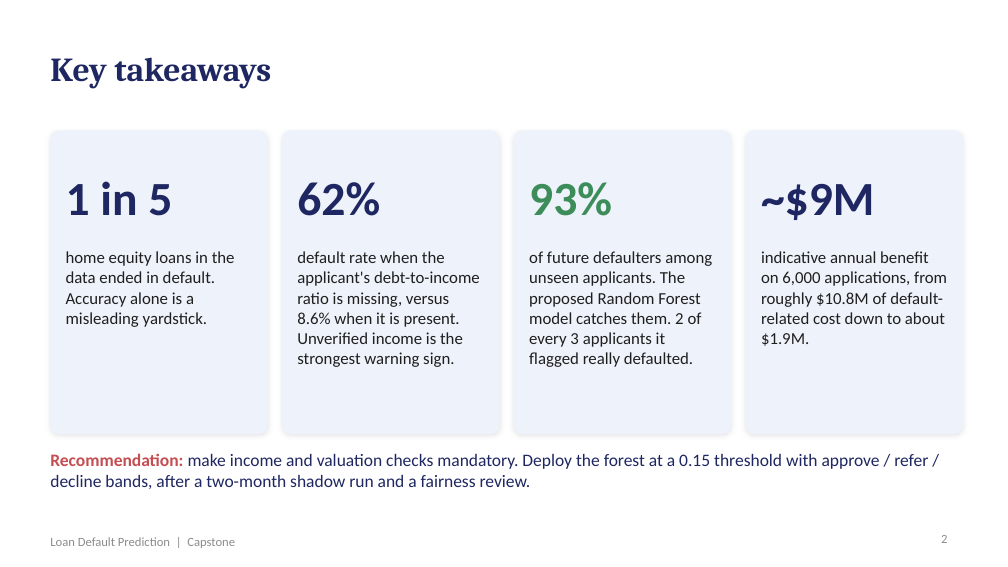
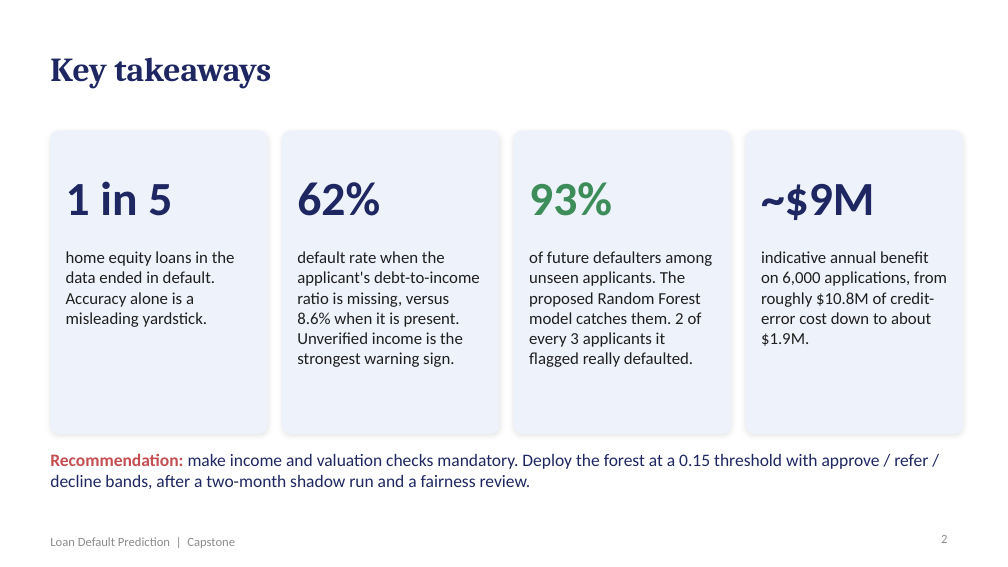
Before and after one commit to shubham1891/Personal-code, a slide deck: slide 2 of presentation/Loan_Default_Prediction_Presentation.pptx. Drawn at 1008x567 pixels with LibreOffice and Linux fonts; fonts in the diff are those of the drawing. Boxes give left, top, right and bottom in pixels: in the first picture for what was removed or moved away, otherwise in the second. Text is boxed around its words. In the diff, an @@ line names an element or a change of style, - is before the commit and + after.

```diff
--- a/presentation/Loan_Default_Prediction_Presentation.pptx
+++ b/presentation/Loan_Default_Prediction_Presentation.pptx
@@ text at <box>761,251,947,346</box>: text changed @@
-indicative annual benefit on 6,000 applications, from roughly $10.8M of default-related cost down to about $1.9M.
+indicative annual benefit on 6,000 applications, from roughly $10.8M of credit-error cost down to about $1.9M.
```
Also in this commit, not shown: 2 other slides changed, 14 other files.
